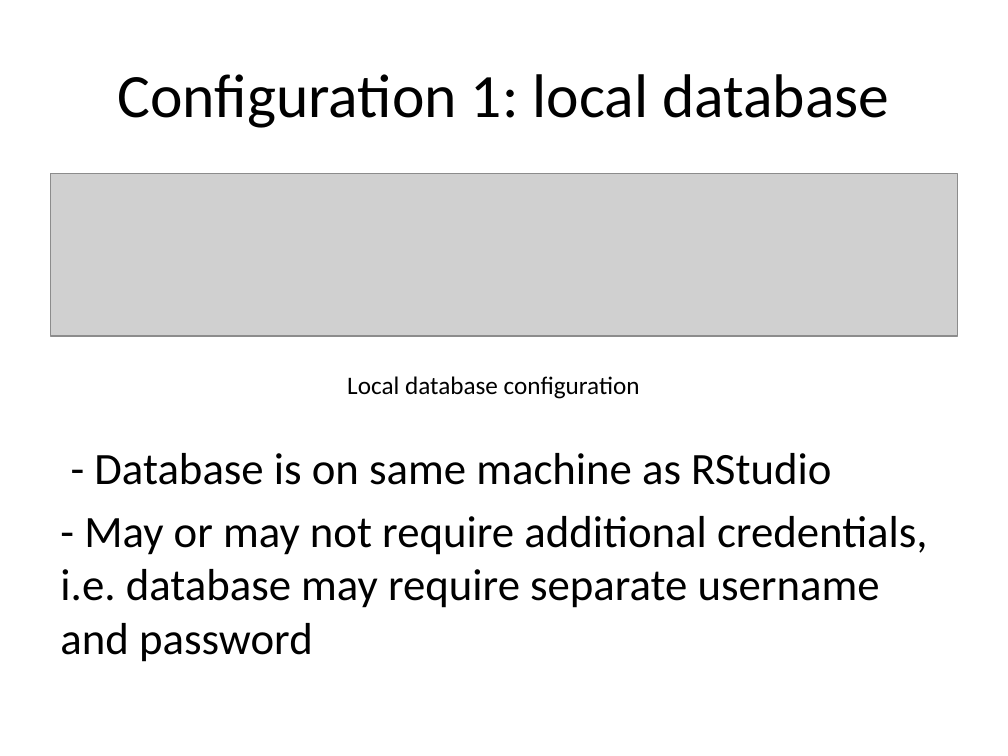
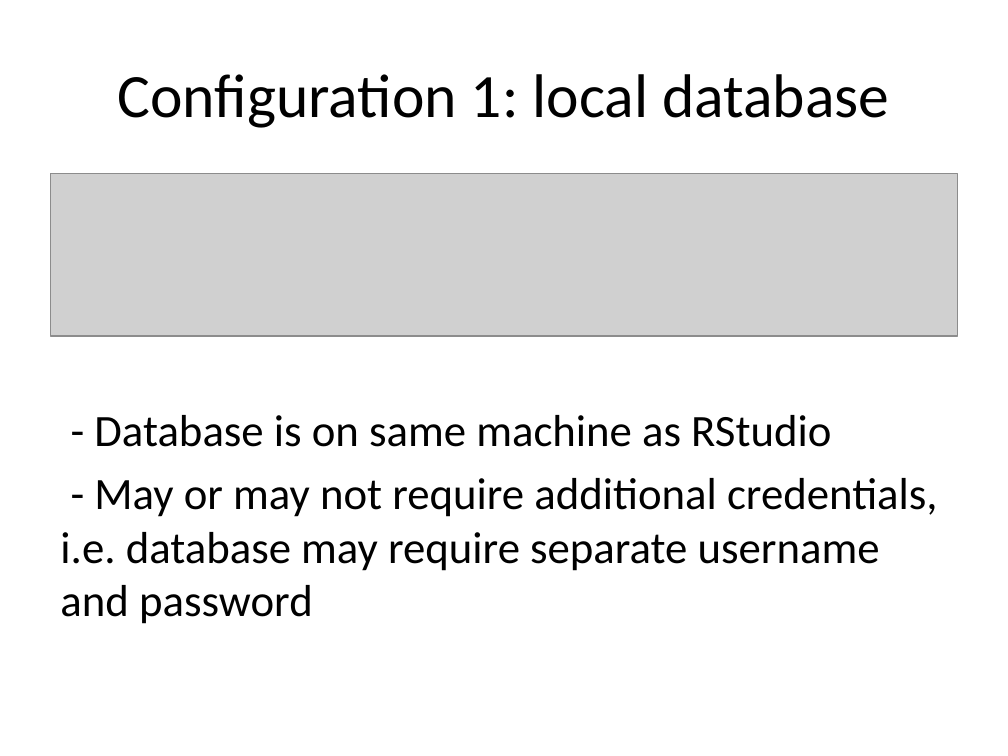
Before and after one commit to pcmathias/MSACL-intermediate-R-course, a slide deck: slide 4 of slides/06---Using-databases.pptx. Drawn at 1008x756 pixels with LibreOffice and Linux fonts; fonts in the diff are those of the drawing; grey boxes stand for pictures. Boxes give left, top, right and bottom in pixels: in the first picture for what was removed or moved away, otherwise in the second. Text is boxed around its words. In the diff, an @@ line names an element or a change of style, - is before the commit and + after.

```diff
--- a/slides/06---Using-databases.pptx
+++ b/slides/06---Using-databases.pptx
@@ text removed at box(347, 376, 640, 399) @@
-Local database configuration
@@ text "- Database is on same ..." rewrapped from box(60, 453, 928, 662) to box(60, 415, 938, 624) @@
```
Also in this commit, not shown: 6 other slides changed, 3 slides added, 1 other file.
